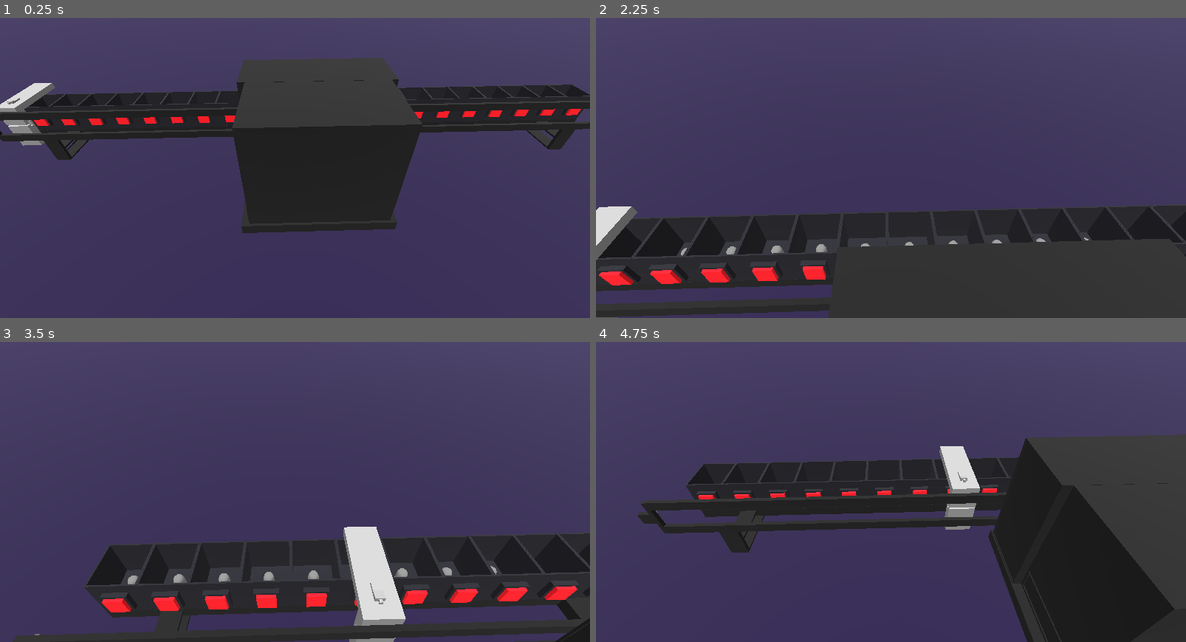
Above: before the commit, frames 1-4 (two rows, left to right).
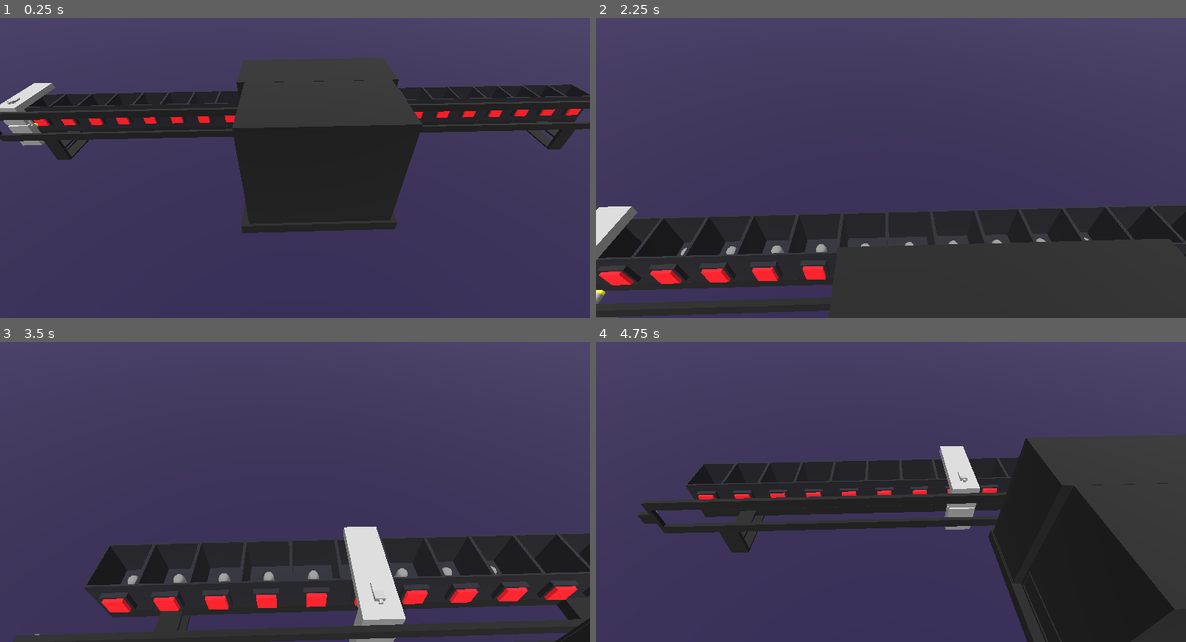
Above: after the commit, the same moments.

Repository: BrunoPrun0/TallerFundamentos
Game: Godot game, scene res://scenes/contexto.tscn
The game is run twice, just before and just after one commit, with the same random seed, the same clock (stepped at 60 frames per second) and the same inputs.
Inputs (mouse positions are in pixels of both pictures, inside the frame that each line leads up to):
- Up to frame 1 (0.25 s): no input
- Up to frame 2 (2.25 s): tap Enter at 0.5 s; move the mouse to (861, 219) at 0.52 s; hold W (move_forward) 0.53-2.03 s; click (861, 219) at 0.67 s; move the mouse to (1068, 201) at 1.27 s; move the mouse to (714, 102) at 2.02 s; hold A (move_left) from 2.03 s (still down)
- Up to frame 3 (3.5 s): keep holding A (move_left); move the mouse to (324, 477) at 2.77 s; click (324, 477) at 2.92 s
- Up to frame 4 (4.75 s): move the mouse to (802, 393) at 3.52 s; release A (move_left) at 3.53 s; hold S (move_backward) 3.53-4.28 s; move the mouse to (1020, 459) at 4.27 s; hold D (move_right) from 4.28 s (still down)

The runs differ from the first frame. In frame 1, less than 0.1% of the frame differs, in the area x 5-10%, y 25-37%; in frame 2, less than 0.1%, in the area x 0-2%, y 90-96%; in frame 3, less than 0.1%; in frame 4, less than 0.1%.

Commit message:
solenoide

Diff:
--- a/máquina-de-turing/scenes/maquina.gd
+++ b/máquina-de-turing/scenes/maquina.gd
@@ -9,9 +9,12 @@
 # para controlar la velocidad de ejecución
 var timer: Timer
 
-@export var modo_suma: bool = false # controlado por palanca
+@export var modo_suma: bool = true # controlado por palanca
 @export var velocidad_paso: float = 0.6 # pausa entre celdas
 @onready var cabezal: Node3D = $Cabezal
+@onready var solenoide_mesh: Node3D = $Cabezal/SolenoideDentro
+const DESPLAZAMIENTO_SOLENOIDE_X = 4  # Distancia que se mueve el solenoide (ej. 10 cm)
+const TIEMPO_ACCION_SOLENOIDE = 0.05    # Tiempo rápido para simular la acción
 
 var estado_actual: String = "Q0"
 var indice_cabezal: int = 0
@@ -86,6 +89,8 @@
 		var nuevo_bit = int(valor)
 		if celda.LDR_get_bit() != nuevo_bit:
 			celda._toggle_state()
+			_animar_solenoide()
+
 
 func _mover_cabezal(movimiento: String):
 	match movimiento:
@@ -119,3 +124,11 @@
 		nueva_celda.position = Vector3(BASE_X, BASE_Y, pos_z)
 		add_child(nueva_celda)
 		cinta.append(nueva_celda)
+
+func _animar_solenoide():
+	var pos_base = solenoide_mesh.position
+	var pos_accion = pos_base - Vector3(DESPLAZAMIENTO_SOLENOIDE_X, 0, 0)
+	var tween = create_tween()
+	tween.tween_property(solenoide_mesh, "position", pos_accion, TIEMPO_ACCION_SOLENOIDE)
+	tween.tween_interval(0.01)
+	tween.tween_property(solenoide_mesh, "position", pos_base, TIEMPO_ACCION_SOLENOIDE)
--- a/máquina-de-turing/scenes/maquina.tscn
+++ b/máquina-de-turing/scenes/maquina.tscn
@@ -6,9 +6,15 @@
 [ext_resource type="ArrayMesh" uid="uid://dj6wh5yjh8x8l" path="res://modelos/MOTOR_COMPLETO.obj" id="4_64ayl"]
 [ext_resource type="ArrayMesh" uid="uid://5t8xjg1pp7s" path="res://modelos/MOTOR_ENGRANAJE.obj" id="5_wf17r"]
 [ext_resource type="ArrayMesh" uid="uid://c4fxtg13bvckw" path="res://modelos/cabezal.obj" id="6_bljcq"]
+[ext_resource type="ArrayMesh" uid="uid://71c0wiyecpf1" path="res://modelos/solenoide_dentro.obj" id="7_lkral"]
+[ext_resource type="ArrayMesh" uid="uid://ora631hk3p2u" path="res://modelos/solenoide_fuera.obj" id="8_ywmaw"]
+[ext_resource type="PackedScene" uid="uid://b21ixm3iit7yw" path="res://scenes/celda.tscn" id="9_hipki"]
 
 [sub_resource type="StandardMaterial3D" id="StandardMaterial3D_v2mja"]
 albedo_color = Color(0.040899, 0.040899, 0.040899, 1)
+
+[sub_resource type="StandardMaterial3D" id="StandardMaterial3D_lkral"]
+albedo_color = Color(1, 1, 0.15686275, 1)
 
 [node name="Node3D" type="Node3D"]
 script = ExtResource("1_e6egp")
@@ -44,3 +50,17 @@
 [node name="Cabezal" type="MeshInstance3D" parent="."]
 transform = Transform3D(1, 0, 0, 0, 1, 0, 0, 0, 1, 5.461, 9.21, 76.113)
 mesh = ExtResource("6_bljcq")
+
+[node name="SolenoideDentro" type="MeshInstance3D" parent="Cabezal"]
+transform = Transform3D(1, 0, 0, 0, 1, 0, 0, 0, 1, 5.858, -9.228, 0)
+mesh = ExtResource("7_lkral")
+skeleton = NodePath("../..")
+surface_material_override/0 = SubResource("StandardMaterial3D_lkral")
+
+[node name="SolenoideFuera" type="MeshInstance3D" parent="Cabezal"]
+transform = Transform3D(1, 0, 0, 0, 1, 0, 0, 0, 1, 5.858, -9.228, 0)
+mesh = ExtResource("8_ywmaw")
+skeleton = NodePath("../..")
+
+[node name="celda" parent="." instance=ExtResource("9_hipki")]
+transform = Transform3D(1, 0, 0, 0, 1, 0, 0, 0, 1, 0.016472816, 0, 76.14671)
Not shown: 1 places in máquina-de-turing/scenes/maquina.tscn that only renumber resources
